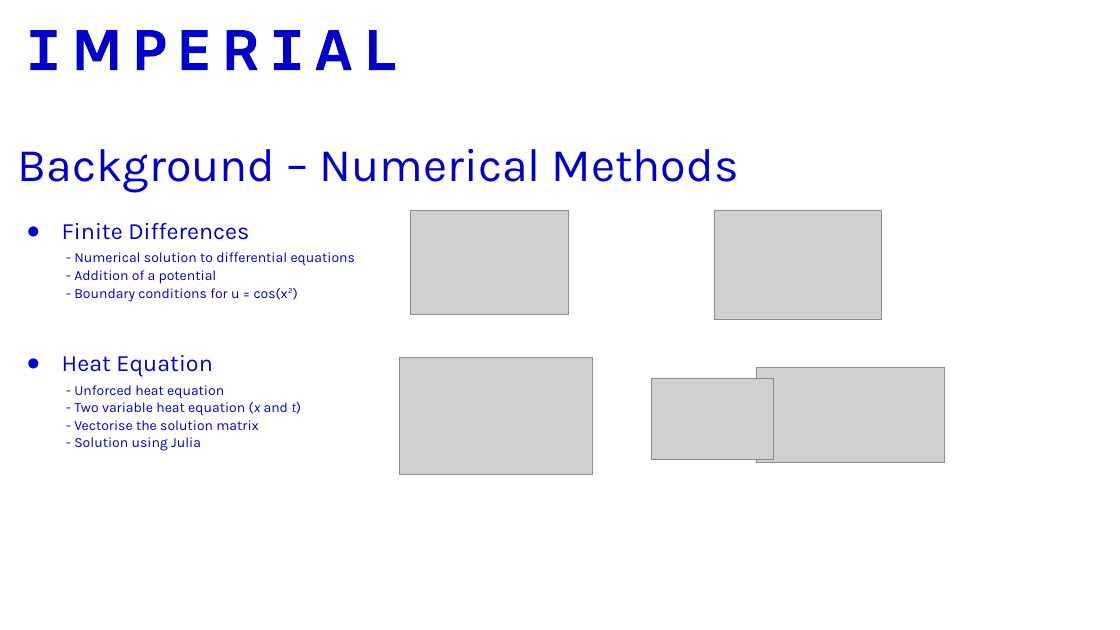
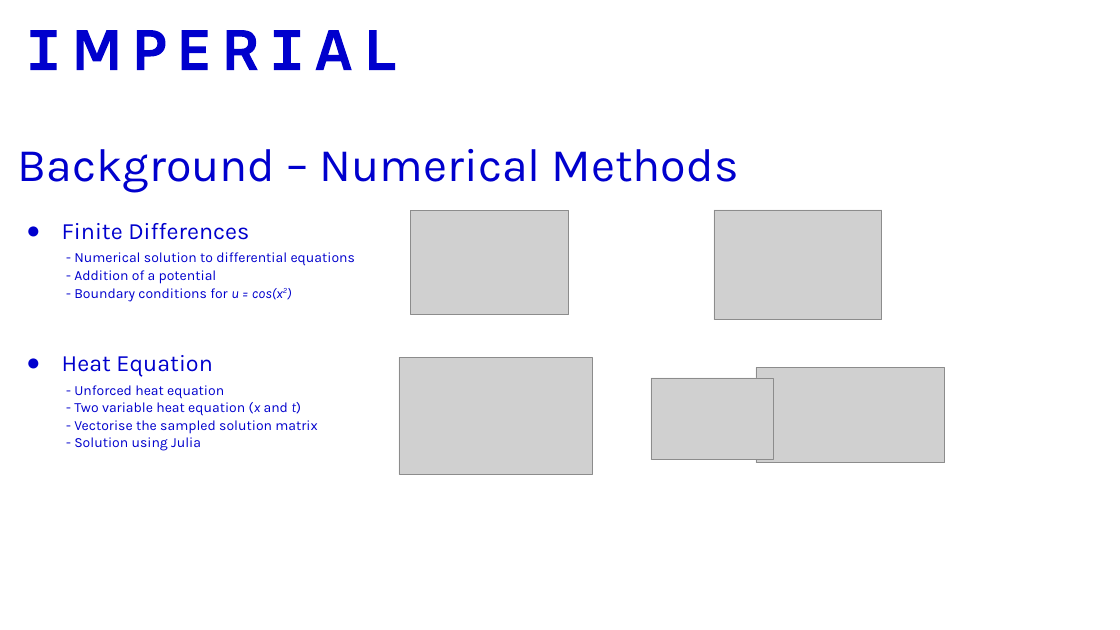
Before and after one commit to cgjunior3-14/M2R-Learning-Greens-Functions, a slide deck: slide 3 of M2R_presentation.pptx. Drawn at 1120x630 pixels with LibreOffice and Linux fonts; fonts in the diff are those of the drawing; grey boxes stand for pictures. Boxes give left, top, right and bottom in pixels: in the first picture for what was removed or moved away, otherwise in the second. Text is boxed around its words. In the diff, an @@ line names an element or a change of style, - is before the commit and + after.

```diff
--- a/M2R_presentation.pptx
+++ b/M2R_presentation.pptx
@@ text at (74,288,283,302): italic on in "u = cos(x2)" @@
@@ text at (74,420,317,434): text changed @@
-- Vectorise the solution matrix
+- Vectorise the sampled solution matrix
```
Also in this commit, not shown: 1 other slide changed, 2 other files.
